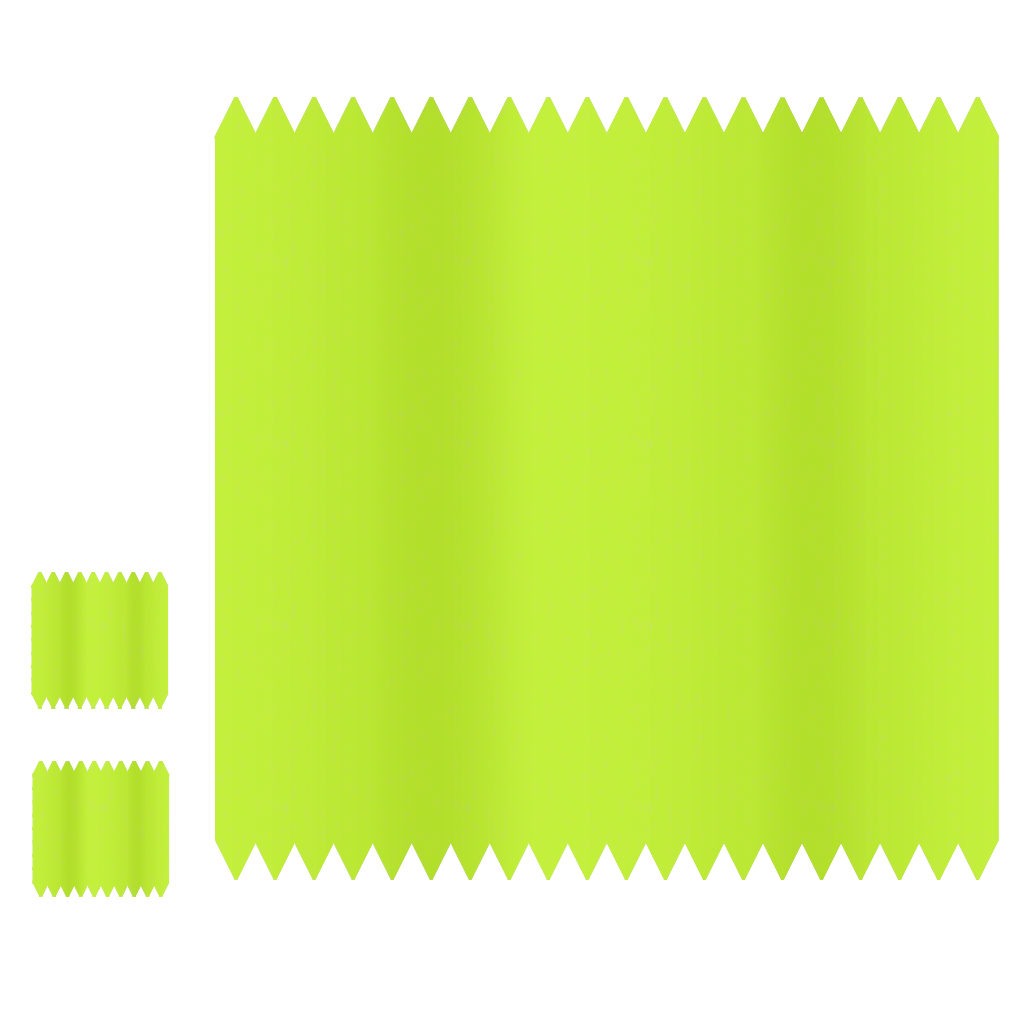
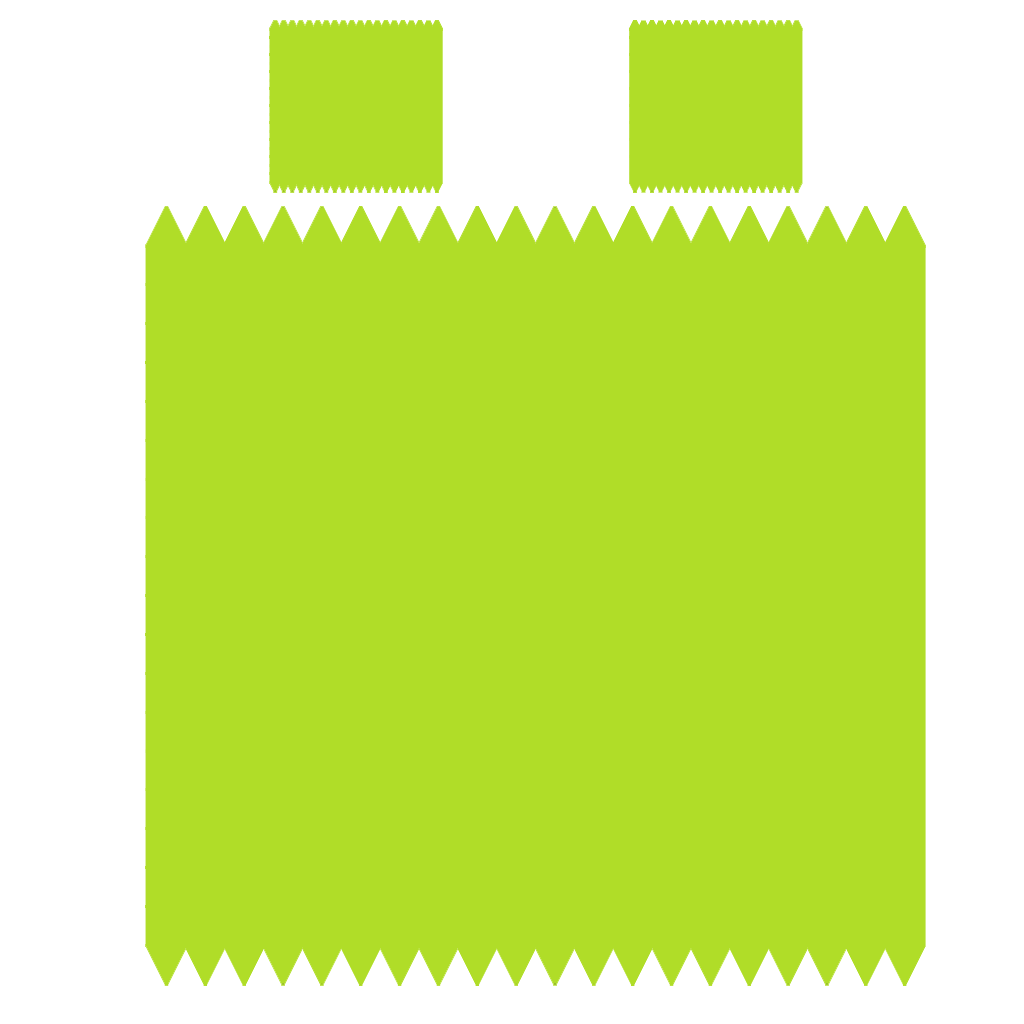
Comparing the layer stacks of the two 1024x1024 images. Changes:
moved "R Hand" (1st of 2, in "Base") above "L Hand", painted on it over [31, 20, 803, 709]
painted on "L Hand" (1st of 2, in "Base") over [32, 20, 443, 897]
painted on "Body" (1st of 2, in "Base") over [145, 97, 1000, 986]
moved "L Hand" (2nd of 2, in "UV") above "R Hand", painted on it over [33, 21, 442, 896]
moved "R Hand" (2nd of 2, in "UV") above "Body", painted on it over [32, 21, 802, 708]
painted on "Body" (2nd of 2, in "UV") over [146, 98, 999, 985]
